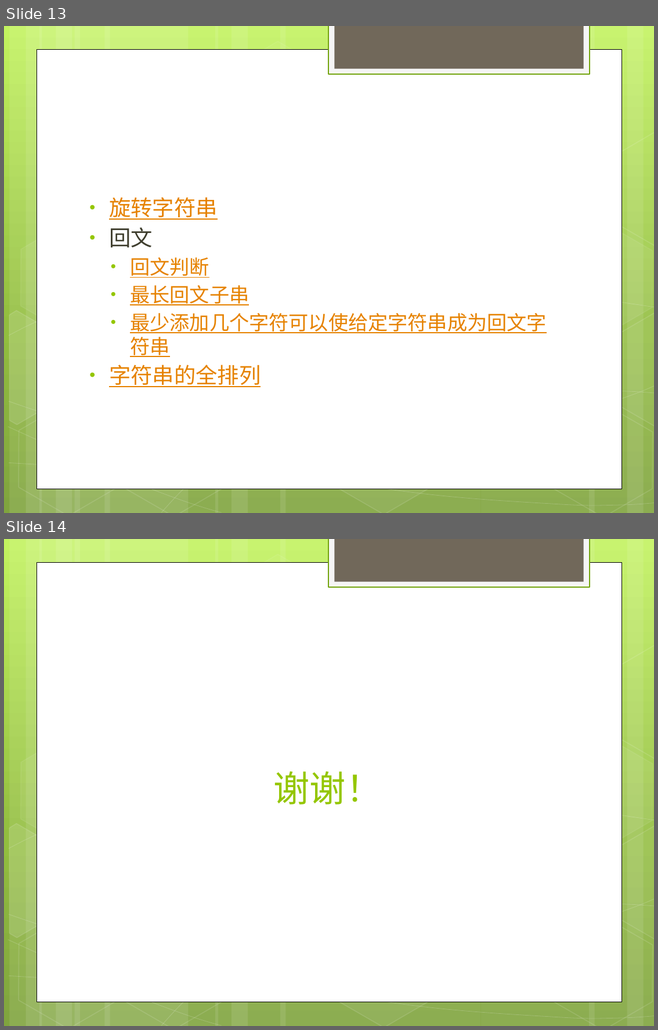
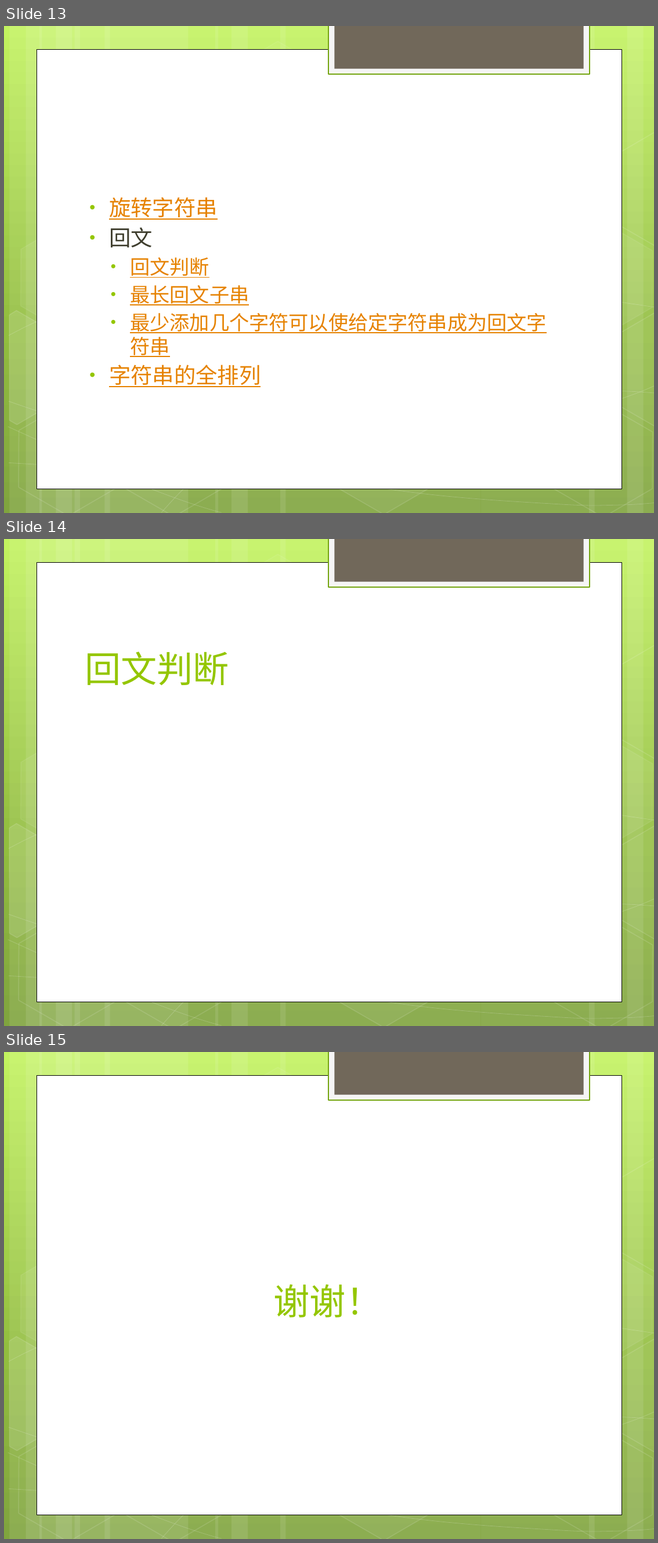
Before and after one commit to novostary/LeetCode, a slide deck: algorithm/string/string.pptx. Shown one above the other, each under a label of ours: slides 13 and 14 before the commit, slides 13, 14 and 15 after it. The pictures are 658x1030 and 658x1543 pixels, drawn with LibreOffice and Linux fonts; fonts in the diff are those of the drawing. Boxes give left, top, right and bottom in pixels: in the first picture for what was removed or moved away, otherwise in the second. Text is boxed around its words. In the diff, an @@ line names an element or a change of style, - is before the commit and + after.

```diff
--- a/algorithm/string/string.pptx
+++ b/algorithm/string/string.pptx
@@ slide 14 added at (4,539,654,1026), background gradient #C3F35F to #93BF3F to #81A53E; not listed: 31 template elements that a slide beside it also shows @@
@@ title added at (85,652,229,685), 40 pt, text #94C600 @@
+回文判断
@@ what was slide 14 is now slide 15 @@
```
Also in this commit, not shown: 10 other files.
